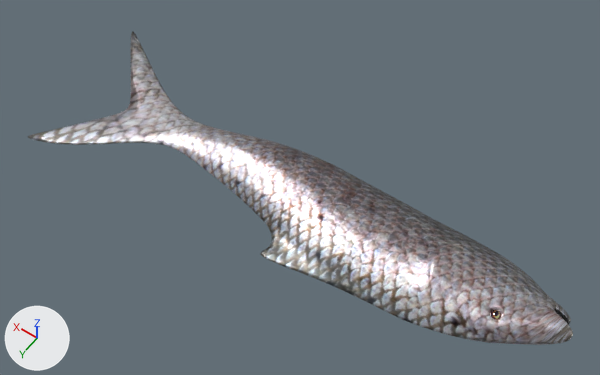
The FBX model src/models/Fish/fish.fbx as it was, and as the next commit left it.
One viewpoint serves both versions: a camera (50 mm lens) standing at (-3.66, 6.66, 11.11) and looking at (1.34, -0.34, 0.11). The lights are fixed; the arrows at lower left show +X, +Y and +Z. Where no turn or scale is listed for an object, it has been applied to the vertices.
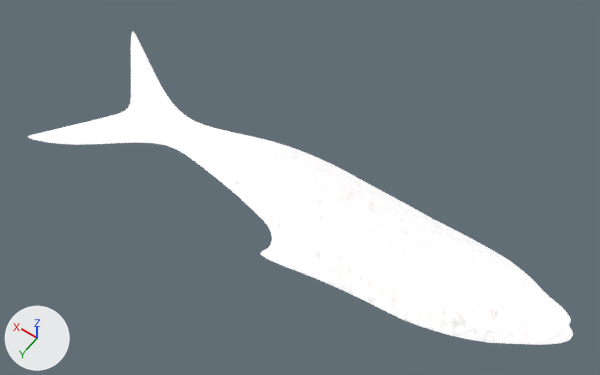
Where the change shows, as pixel boxes (x1, y1, x2, y2) in the pictures (600 x 375 px):
'Plane', surface changed (grey to white): (28, 31, 573, 345) in both

What the commit changed:
In material 'fishSkin' (mat_fishskin), metallic goes from 0.9 to 0.0.
In material 'fishSkin' (mat_fishskin), emission_strength is now set to 1.0.
